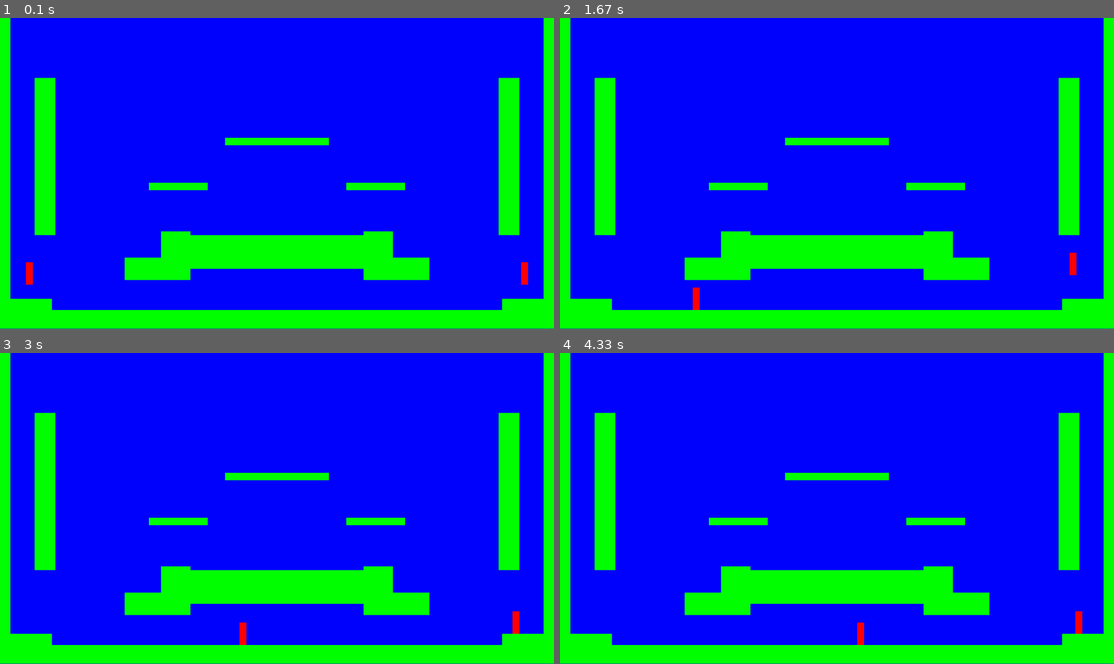
Above: before the commit, frames 1-4 (two rows, left to right).
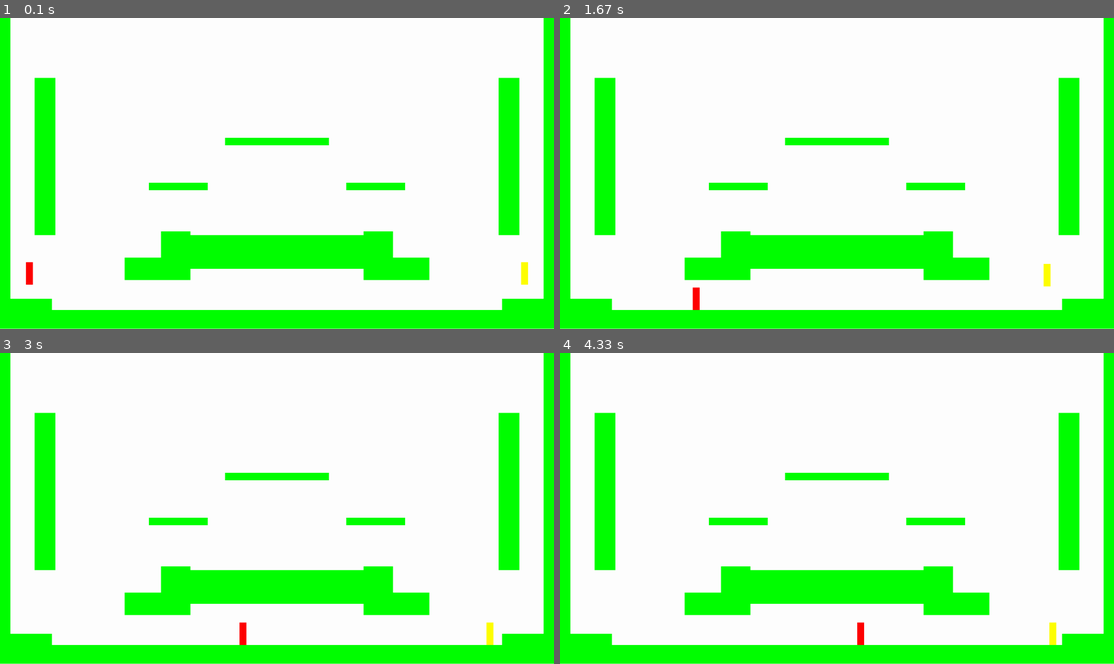
Above: after the commit, the same moments.

Repository: beccaelenzil/CS_ER
Game: pygame game, started from ScoringTheGame/Main/myGameClasses.py
Two runs of this game, one before a commit and one after it. Both use one fixed random seed, a clock stepped at 60 frames per second and the inputs below. The source is Python 2; it was converted automatically to run under Python 3.
Inputs:
- Up to frame 1 (0.1 s): no input
- Up to frame 2 (1.67 s): hold F 0.33-0.8 s; hold D 0.33-0.8 s; hold H 0.83-1.3 s; hold D 0.83-1.3 s; tap K at 0.98 s; hold U from 1.33 s (still down); hold D from 1.33 s (still down); tap , at 1.48 s
- Up to frame 3 (3 s): release U at 1.8 s; release D at 1.8 s; hold J 1.83-2.3 s; hold D 1.83-2.3 s; tap G at 1.98 s; hold L 2.33-2.8 s; hold D 2.33-2.8 s; tap K at 2.48 s; hold D from 2.83 s (still down); tap , at 2.98 s
- Up to frame 4 (4.33 s): release D at 3.3 s; hold W 3.33-3.63 s; tap G at 3.48 s; hold D 3.67-4.13 s; tap K at 3.82 s; hold A from 4.17 s (still down); tap , at 4.32 s

The runs differ from the first frame. In frame 1, 80% of the frame differs, in the area x 0-100%, y 0-100%; in frame 2, 80%; in frame 3, 80%; in frame 4, 80%.

Commit message:
movement, including dash, mostly done

Diff:
--- a/ScoringTheGame/Main/myGameClasses.py
+++ b/ScoringTheGame/Main/myGameClasses.py
@@ -1,4 +1,8 @@
 import pygame
+import math
+import random
+
+pygame.init()
 
 # Global constants
 
@@ -7,11 +11,15 @@
 WHITE = (255, 255, 255)
 GREEN = (0, 255, 0)
 RED = (255, 0, 0)
+YELLOW = (255, 255, 0)
 BLUE = (0, 0, 255)
 LGREY = (225, 225, 225)
 DGREY = (60, 60, 60)
-BLUE = (0, 0, 255)
 LBLUE = (150, 160, 255)
+
+# set font info
+font = pygame.font.SysFont("Courier New", 10, bold=False, italic=False)
+fontB = pygame.font.SysFont("Courier New", 10, bold=True, italic=False)
 
 # Screen dimensions
 SCREEN_WIDTH = 1920
@@ -31,25 +39,44 @@
         # Call the parent's constructor
         super(self.__class__, self).__init__()
 
+        self.color = (0, 0, 0)
+
+        # enable dashing
+        self.canDash = True
+
+        self.upPressed = False
+        self.leftPressed = False
+        self.rightPressed = False
+        self.downPressed = False
+
         # Create an image of the block, and fill it with a color.
         width = 4
         height = 6
         self.image = pygame.Surface([width*textWidth, height*textHeight])
-        self.image.fill(RED)
 
         # Set a reference to the image rect.
         self.rect = self.image.get_rect()
 
-        # Set speed vector of player
+        # Set speed vectors of player
         self.change_x = 0
         self.change_y = 0
 
+        self.move_x = 0
+        self.move_y = 0
+        self.dash_x = 0
+        self.dash_y = 0
+
         # List of sprites we can bump against
         self.level = None
 
     def update(self):
+        self.image.fill(self.color)
+
         # Gravity
         self.calc_grav()
+
+        # calculate total movement
+        self.change_x = self.move_x + self.dash_x
 
         # Move left/right
         self.rect.x += self.change_x
@@ -75,11 +102,18 @@
             # Reset our position based on the top/bottom of the object.
             if self.change_y > 0:
                 self.rect.bottom = block.rect.top
+                self.canDash = True
             elif self.change_y < 0:
                 self.rect.top = block.rect.bottom
 
             # Stop our vertical movement
             self.change_y = 0
+
+        # add deceleration to horizontal dash
+        if self.dash_x > 0:
+            self.dash_x -= 2
+        elif self.dash_x < 0:
+            self.dash_x += 2
 
     def calc_grav(self):
         """ Calculate effect of gravity. """
@@ -109,15 +143,29 @@
     # Player-controlled movement:
     def go_left(self):
         """ Called when the user hits the left arrow. """
-        self.change_x = -10
+        self.move_x -= 10
 
     def go_right(self):
         """ Called when the user hits the right arrow. """
-        self.change_x = 10
-
-    def stop(self):
-        """ Called when the user lets off the keyboard. """
-        self.change_x = 0
+        self.move_x += 10
+
+    """def stop(self):
+        # Called when the user lets off the keyboard.
+        self.move_x = 0
+        self.canDash = True"""
+
+    def dash(self):
+        if self.canDash:
+            if self.upPressed:
+                self.change_y -= 20
+            if self.downPressed:
+                self.change_y += 20
+            if self.leftPressed:
+                self.dash_x -= 20
+            if self.rightPressed:
+                self.dash_x += 20
+
+            self.canDash = False
 
 
 class Platform(pygame.sprite.Sprite):
@@ -157,7 +205,16 @@
         """ Draw everything on this level. """
 
         # Draw the background
-        screen.fill(BLUE)
+        screen.fill(WHITE)
+
+        '''for i in range(0, textRows):
+            currentLine = ""
+
+            for j in range(0, textColumns):
+                currentLine += str(random.randint(0,1))
+
+            text = font.render(currentLine, True, LBLUE)
+            screen.blit(text, [0, i*textHeight])'''
 
         # Draw all the sprite lists that we have
         self.platform_list.draw(screen)
@@ -215,6 +272,10 @@
     playerA = Player()
     playerB = Player()
 
+    #set player colors
+    playerA.color = RED
+    playerB.color = YELLOW
+
     # Create all the levels
     level_list = []
     level_list.append( Level_01(playerA) )
@@ -251,20 +312,37 @@
                 # playerA Controls
                 if event.key == pygame.K_a:
                     playerA.go_left()
+                    playerA.leftPressed = True
                 if event.key == pygame.K_d:
                     playerA.go_right()
+                    playerA.rightPressed = True
+                if event.key == pygame.K_w:
+                    playerA.upPressed = True
+                if event.key == pygame.K_s:
+                    playerA.downPressed = True
                 if event.key == pygame.K_g:
                     playerA.jump()
+                if event.key == pygame.K_f:
+                    playerA.dash()
 
                 # playerB controls
                 if event.key == pygame.K_h:
                     playerB.go_left()
+                    playerB.leftPressed = True
                 if event.key == pygame.K_k:
                     playerB.go_right()
+                    playerB.rightPressed = True
+                if event.key == pygame.K_u:
+                    playerB.upPressed = True
+                if event.key == pygame.K_j:
+                    playerB.downPressed = True
                 if event.key == pygame.K_SEMICOLON:
                     playerB.jump()
+                if event.key == pygame.K_l:
+                    playerB.dash()
 
             if event.type == pygame.KEYUP:
+                '''
                 if event.key == pygame.K_a and playerA.change_x < 0:
                     playerA.stop()
                 if event.key == pygame.K_d and playerA.change_x > 0:
@@ -273,7 +351,31 @@
                 if event.key == pygame.K_h and playerB.change_x < 0:
                     playerB.stop()
                 if event.key == pygame.K_k and playerB.change_x > 0:
-                    playerB.stop()
+                    playerB.stop()'''
+
+                # playerA Controls
+                if event.key == pygame.K_a:
+                    playerA.go_right()
+                    playerA.leftPressed = False
+                if event.key == pygame.K_d:
+                    playerA.go_left()
+                    playerA.rightPressed = False
+                if event.key == pygame.K_w:
+                    playerA.upPressed = False
+                if event.key == pygame.K_s:
+                    playerA.downPressed = False
+
+                # playerB controls
+                if event.key == pygame.K_h:
+                    playerB.go_right()
+                    playerB.leftPressed = False
+                if event.key == pygame.K_k:
+                    playerB.go_left()
+                    playerB.rightPressed = False
+                if event.key == pygame.K_u:
+                    playerB.upPressed = False
+                if event.key == pygame.K_j:
+                    playerB.downPressed = False
 
         # Update the player.
         active_sprite_list.update()
@@ -299,6 +401,9 @@
 
         # ALL CODE TO DRAW SHOULD GO ABOVE THIS COMMENT
 
+        print playerA.canDash
+
+
         # Limit to 30 frames per second
         clock.tick(30)
 
--- a/ScoringTheGame/log.txt
+++ b/ScoringTheGame/log.txt
@@ -27,6 +27,9 @@
     Have been working on level design in collaboration with music kiddo
 
 Week 5 (1/9-1/15)
+    Created design document call "GamePlanningDoc.txt" that includes the final vision for the game
+    Have used classes to have create a level for two players with basic platforming
+    I will soon add my graphics code into the main game
 
 Week 6 (1/16-1/22)
 
Not shown, added: ScoringTheGame/Main/GamePlanningDoc
